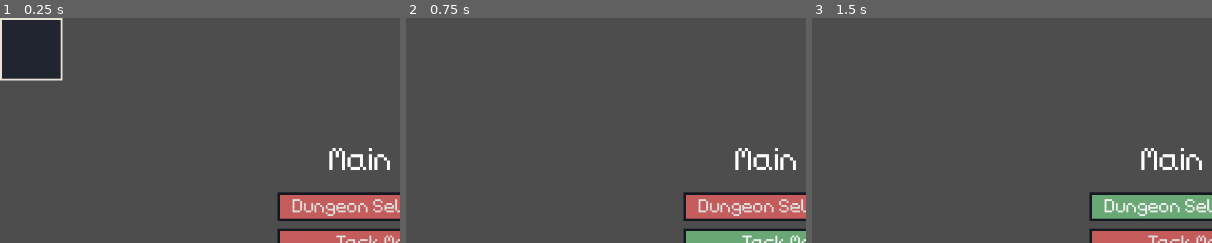
Above: before the commit, frames 1-3 (left to right).
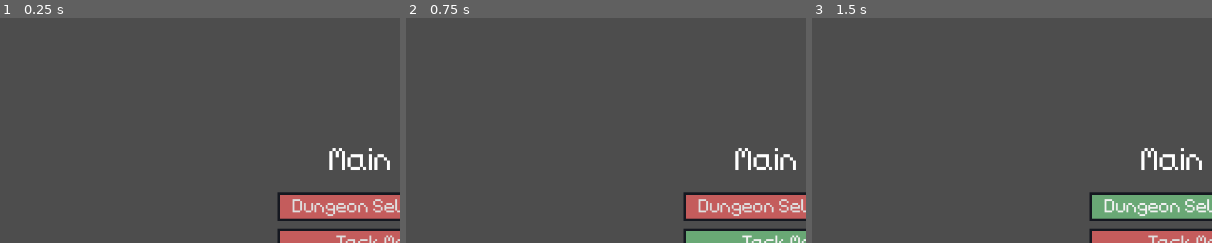
Above: after the commit, the same moments.

Repository: TheHumanMRP/RPG-Life-Tracker
Game: Godot game, scene res://Folders/Systems/Main/Scenes/main_scene.tscn
Two runs of this game, one before a commit and one after it. Both use one fixed random seed, a clock stepped at 60 frames per second and the inputs below. The engine's default icon, where the game draws it, is replaced by a stand-in: a white triangle on a blue panel in a dark square.
Inputs:
- Up to frame 1 (0.25 s): no input
- Up to frame 2 (0.75 s): click "Task Manager" at 0.5 s
- Up to frame 3 (1.5 s): click "Dungeon Selection Menu" at 1.25 s
The pictures show only the part of the screen within x 0-50%, y 0-50%; the shares and areas given below are measured in that part.

The runs differ from the first frame. In frame 1, 4.3% of the frame differs, in the area x 0-16%, y 0-28%; in frame 2, nothing differs; in frame 3, nothing differs.
Error before the commit: Attempt to call function 'switch_to_scene' in base 'null instance' on a null instance. (res://Folders/Systems/Main/Scripts/main_menu.gd:26)
Error after the commit: Parse Error: Could not find type "MainNode" in the current scope. (res://Folders/Systems/Globals/global.gd:91)

Commit message:
Auto commit at 2026-09-24 00:21:12

Diff:
--- a/Folders/Systems/Main/Scenes/main_scene.tscn
+++ b/Folders/Systems/Main/Scenes/main_scene.tscn
@@ -1,12 +1,9 @@
 [gd_scene format=3 uid="uid://ecea6tey6wa5"]
 
 [ext_resource type="PackedScene" uid="uid://cw07ljkm68ifd" path="res://Folders/Systems/Main/Scenes/main_menu.tscn" id="1_43mws"]
-[ext_resource type="Script" uid="uid://j6wajm2mout" path="res://Folders/Systems/Main/Scripts/main_node.gd" id="1_t2aa3"]
-[ext_resource type="PackedScene" uid="uid://djxvmvc88fbo8" path="res://Folders/Systems/Right_Click_Menu/Scene/right_click_menu.tscn" id="3_mxhho"]
+[ext_resource type="Script" uid="uid://cr0wj1xefy3g7" path="res://Folders/Systems/Main/Scripts/main_scene.gd" id="1_t2aa3"]
 
 [node name="MainScene" type="Node2D" unique_id=677144385]
 script = ExtResource("1_t2aa3")
 
 [node name="Main_Menu" parent="." unique_id=1303169397 instance=ExtResource("1_43mws")]
-
-[node name="Right_Click_Menu" parent="." unique_id=1421674717 instance=ExtResource("3_mxhho")]
--- a/Folders/Systems/Main/Scripts/main_scene.gd
+++ b/Folders/Systems/Main/Scripts/main_scene.gd
@@ -1,5 +1,7 @@
-class_name MainNode
+class_name MainScene
 extends Node2D
+
+@export var right_click_menu: RightClickMenu
 
 func _ready() -> void:
 	self.add_to_group("main_node")
